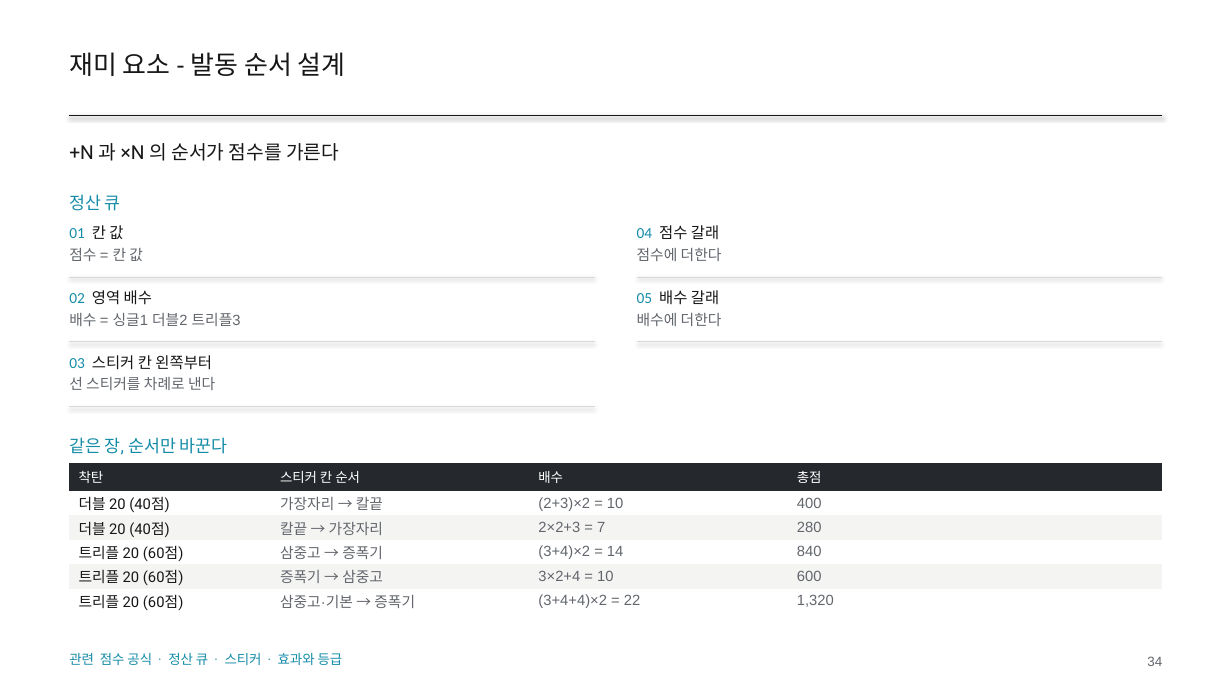
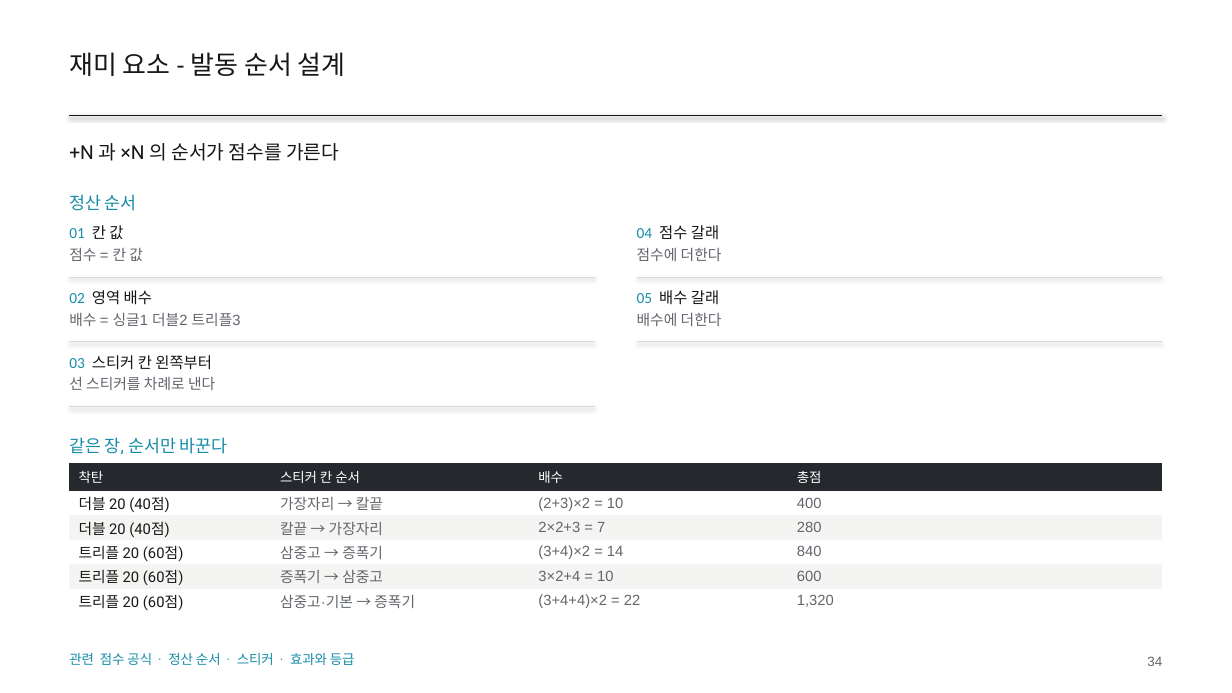
Before and after one commit to GGbong69/test-03, a slide deck: slide 34 of docs/HIGHTONE_기획서.pptx. Drawn at 1232x693 pixels with LibreOffice and Linux fonts; fonts in the diff are those of the drawing. Boxes give left, top, right and bottom in pixels: in the first picture for what was removed or moved away, otherwise in the second. Text is boxed around its words. In the diff, an @@ line names an element or a change of style, - is before the commit and + after.

```diff
--- a/docs/HIGHTONE_기획서.pptx
+++ b/docs/HIGHTONE_기획서.pptx
@@ text at box(69, 194, 137, 211): text changed @@
-정산 큐
+정산 순서
@@ text at box(69, 653, 355, 665): text changed @@
-관련 점수 공식 · 정산 큐 · 스티커 · 효과와 등급
+관련 점수 공식 · 정산 순서 · 스티커 · 효과와 등급
```
Also in this commit, not shown: 18 other slides changed, 3 other files.
